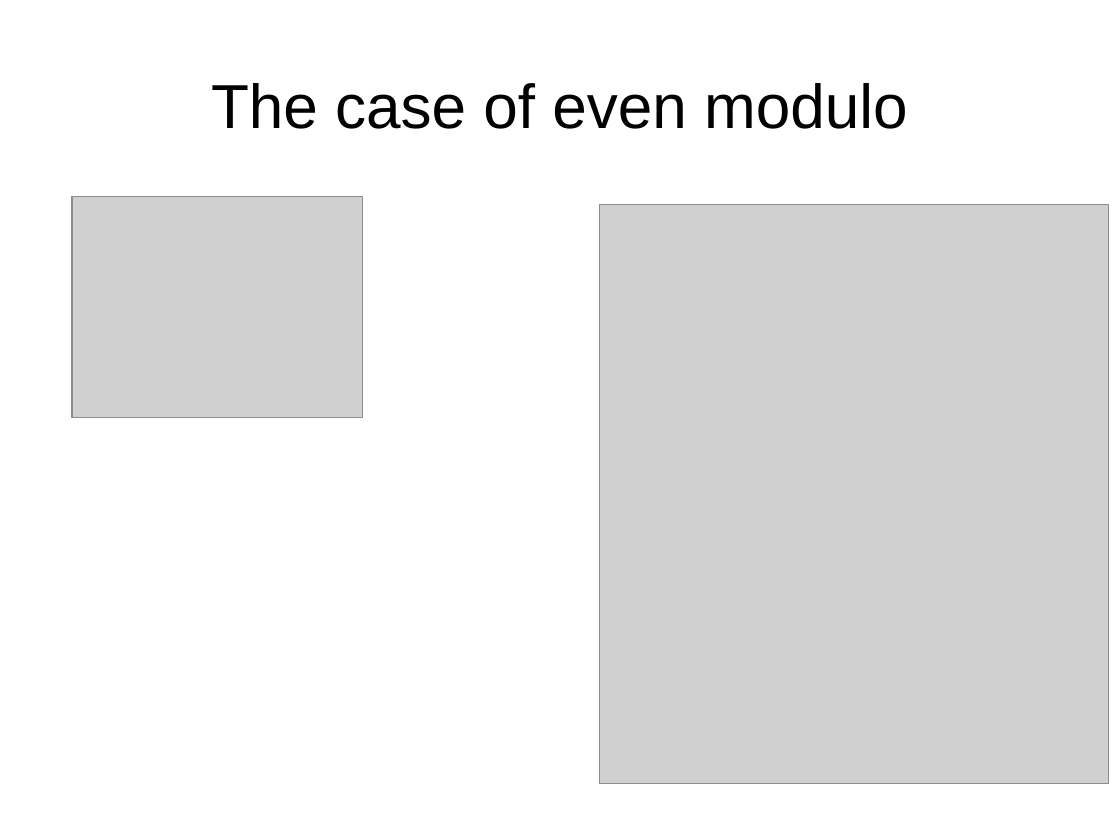
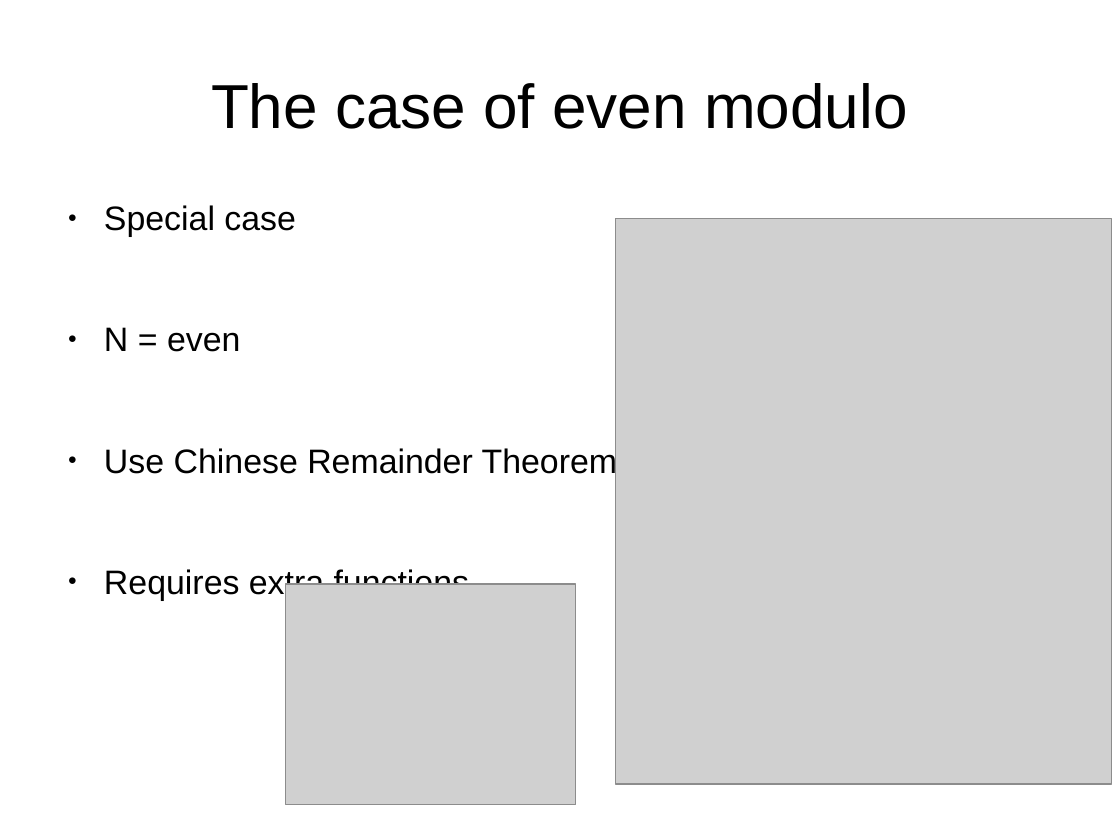
Before and after one commit to andernil/DD1_project, a slide deck: slide 3 of Presentation/presentasjon.odp. Drawn at 1120x840 pixels with LibreOffice and Linux fonts; fonts in the diff are those of the drawing; grey boxes stand for pictures. Boxes give left, top, right and bottom in pixels: in the first picture for what was removed or moved away, otherwise in the second. Text is boxed around its words. In the diff, an @@ line names an element or a change of style, - is before the commit and + after.

```diff
--- a/Presentation/presentasjon.odp
+++ b/Presentation/presentasjon.odp
@@ text added at (104, 205, 618, 601), 24 pt, text #000000 @@
+● Special case
+● N = even
+● Use Chinese Remainder Theorem
+● Requires extra functions
@@ picture: place and size @@
-picture at (601, 204, 1110, 785)
+picture at (616, 219, 1112, 784)
@@ picture: place and size @@
-picture at (72, 196, 363, 417)
+picture at (286, 584, 576, 805)
```
Also in this commit, not shown: 1 slide added, 1 slide removed.
